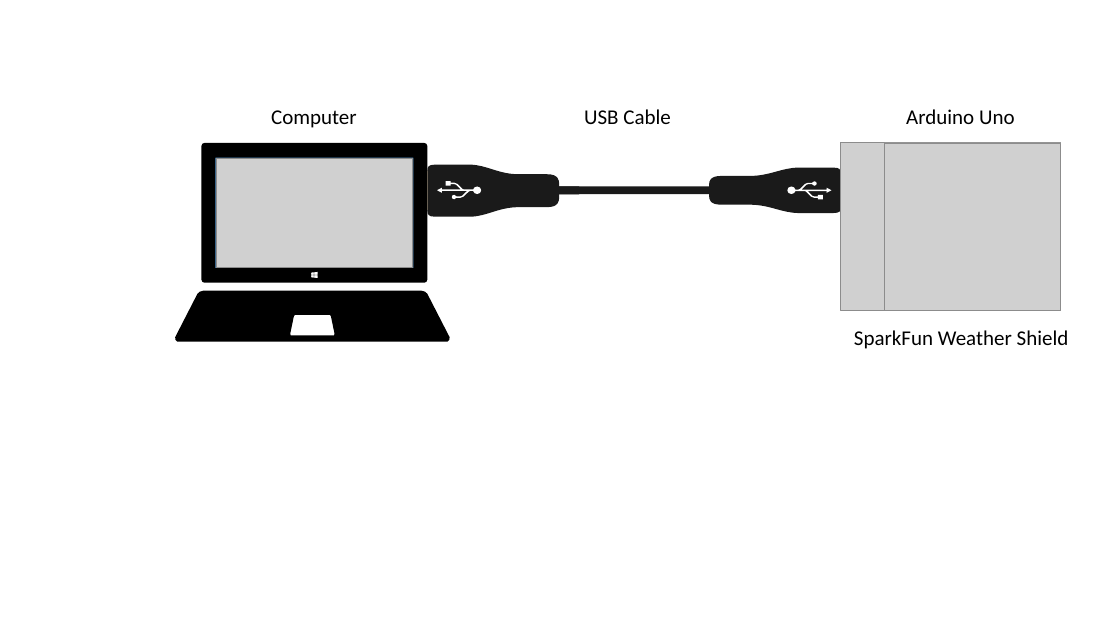
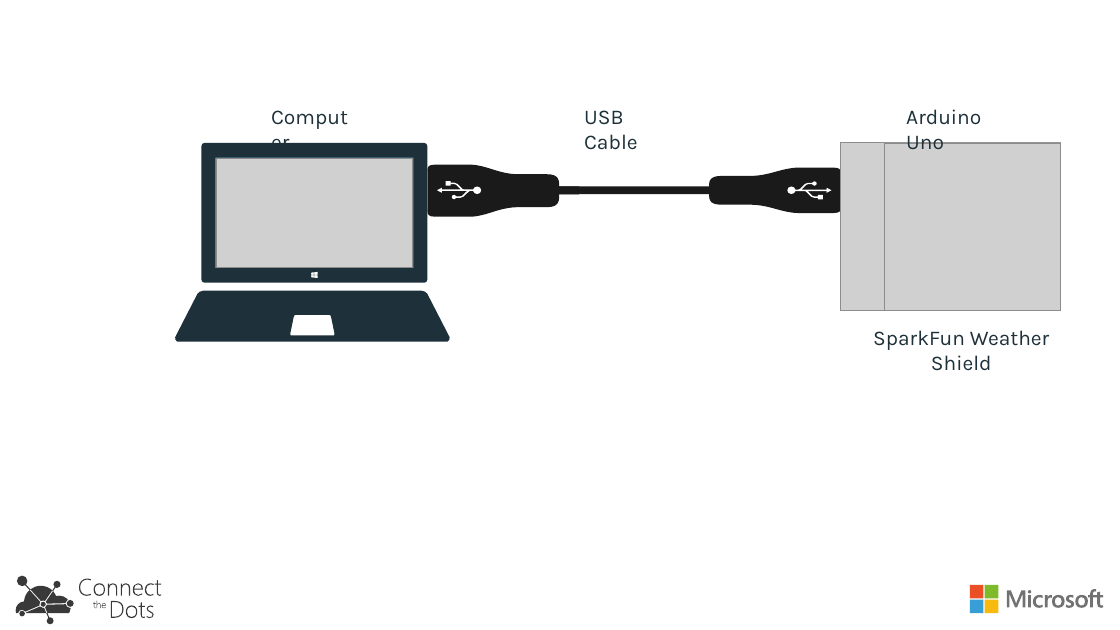
Before and after one commit to zebular13/connectthedots, a slide deck: slide 9 of HOLs/images/SolutionArchitecture/SolutionArchitecture.pptx. Drawn at 1120x630 pixels with LibreOffice and Linux fonts; fonts in the diff are those of the drawing; grey boxes stand for pictures. Boxes give left, top, right and bottom in pixels: in the first picture for what was removed or moved away, otherwise in the second. Text is boxed around its words. In the diff, an @@ line names an element or a change of style, - is before the commit and + after.

```diff
--- a/HOLs/images/SolutionArchitecture/SolutionArchitecture.pptx
+++ b/HOLs/images/SolutionArchitecture/SolutionArchitecture.pptx
@@ freeform shape at box(175, 143, 450, 342): fill #000000 to #1E313B @@
@@ rectangle at box(212, 155, 416, 271): fill #5B9BD5 to #71B1D1; outline #43739E 1 pt to #54839B 0.85 pt @@
@@ font Calibri to Karla, text colour #000000 to #1E313B in 4 elements at box(263, 99, 366, 133), box(584, 110, 638, 150), box(906, 109, 981, 149), box(873, 330, 1049, 371) @@
@@ freeform shape added at box(16, 576, 74, 624), fill #393939 @@
@@ freeform shape added at box(79, 579, 161, 618), fill #393939 @@
@@ group added at box(970, 585, 1104, 613): 4 rectangles, 1 freeform shape @@
```
Also in this commit, not shown: 13 other slides changed, 1 slide added, 3 other files.
